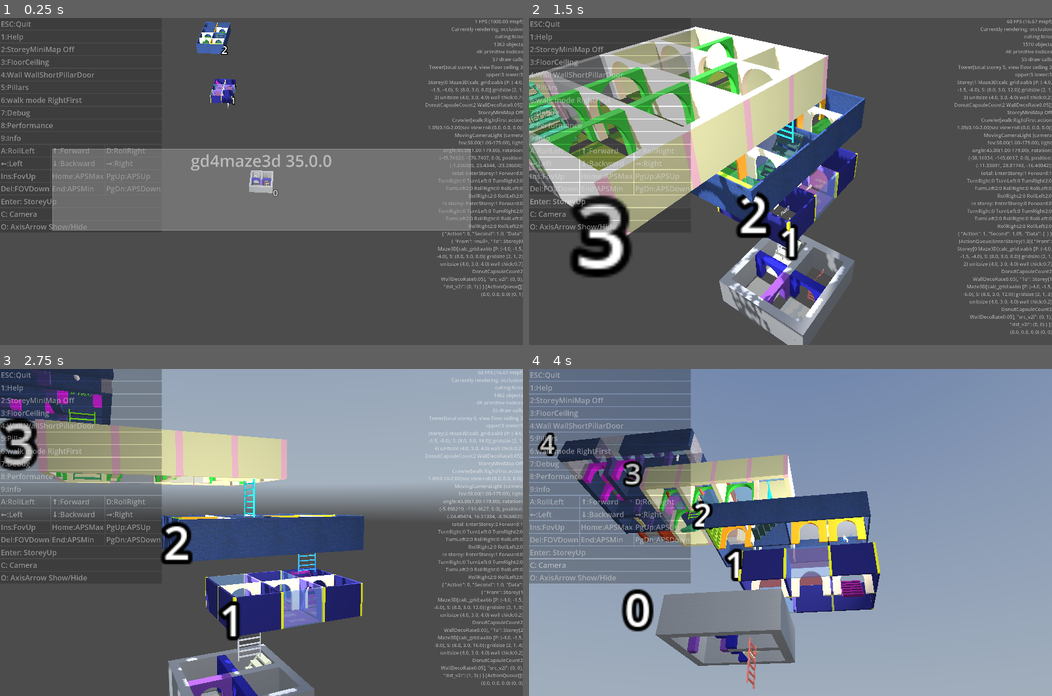
Above: before the commit, frames 1-4 (two rows, left to right).
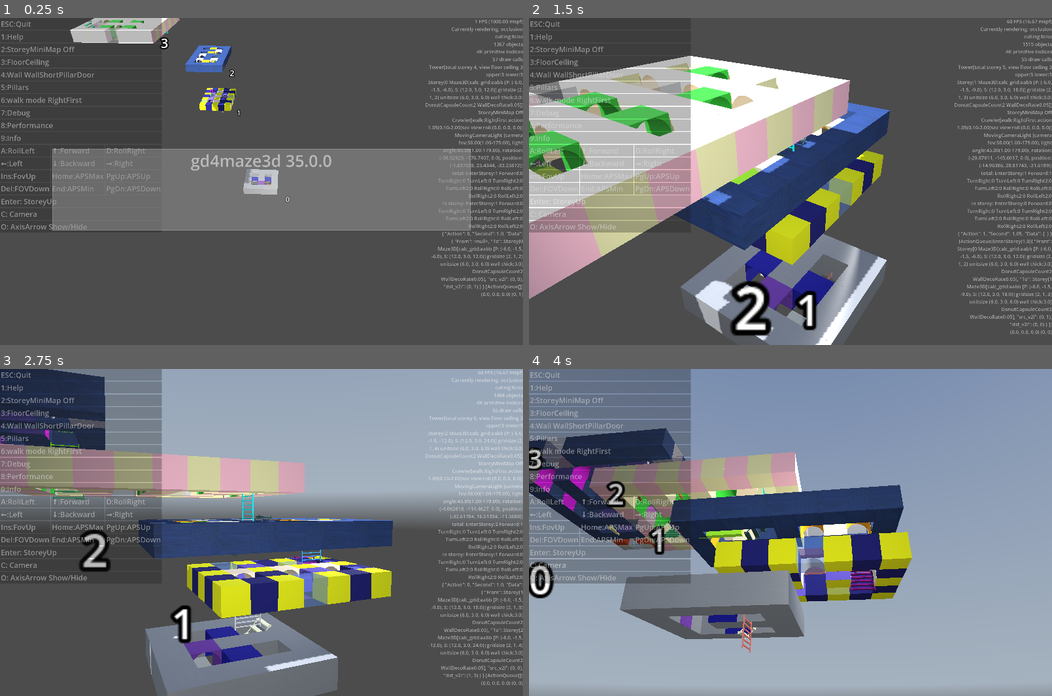
Above: after the commit, the same moments.

Repository: kasworld/gd4maze3d
Game: Godot game, scene res://main.tscn
The game is run twice, just before and just after one commit, with the same random seed, the same clock (stepped at 60 frames per second) and the same inputs. A sky picture missing from this copy of the repository is replaced by a grey-blue gradient.
Inputs (mouse positions are in pixels of both pictures, inside the frame that each line leads up to):
- Up to frame 1 (0.25 s): no input
- Up to frame 2 (1.5 s): click "Enter: StoreyUp" at 0.5 s; click "Enter: StoreyUp" at 1.25 s
- Up to frame 3 (2.75 s): tap Enter at 2 s; move the mouse to (376, 516) at 2.02 s; hold Right from 2.03 s (still down); tap Q at 2.1 s; click (376, 516) at 2.17 s
- Up to frame 4 (4 s): move the mouse to (685, 548) at 2.77 s; release Right at 2.78 s; hold Down 2.78-3.53 s; tap E at 2.85 s; move the mouse to (842, 460) at 3.52 s; hold Right from 3.53 s (still down); tap 1 at 3.6 s

The runs differ from the first frame. In frame 1, 3.4% of the frame differs, in the area x 13-100%, y 0-76%; in frame 2, 39%, in the area x 0-100%, y 2-100%; in frame 3, 27%; in frame 4, 26%.
Error in both runs: Invalid call. Nonexistent function 'enqueue_with_speed' in base 'RefCounted (ActionQueue)'. (res://main.gd:183)

Commit message:
fix set_param args

Diff:
--- a/storey/storey.gd
+++ b/storey/storey.gd
@@ -24,7 +24,7 @@
 
 ## maze default settings
 const GridSize := Vector2i(2,2)
-const CellSize := Vector3(4.0,3.0,4.0)
+const CellSize := Vector3(6.0,3.0,6.0)
 
 var storey_animation := SimpleAnimation.new()
 func _process(delta: float) -> void:
@@ -37,9 +37,9 @@
 var DonutCapsuleCount :int = 0
 var WallDecoRate :float = 0
 var MaxTableCount :int = 0
-var DoorHoleRate := 0.9
-var WallThickRate := 0.25
-func set_param(aDonutCapsuleCount :int, aWallThickRate := 0.25, aDoorHoleRate := 0.9) -> Storey:
+var DoorHoleRate := 0.99
+var WallThickRate := 0.5
+func set_param(aDonutCapsuleCount :int, aWallThickRate := WallThickRate, aDoorHoleRate := DoorHoleRate) -> Storey:
 	DonutCapsuleCount = aDonutCapsuleCount
 	WallThickRate = aWallThickRate
 	DoorHoleRate = aDoorHoleRate
@@ -95,7 +95,7 @@
 	sw.split("maze2d init_astar")
 	var floor_ceiling_height :float = 0.0 # cell_size.y *0.01
 	maze3d = preload("res://maze_3d/maze_3d.tscn").instantiate()
-	maze3d.init_params(maze2d, cell_size, cell_size.y *WallThickRate, 1.0/(grid_size.x*grid_size.y))
+	maze3d.init_params(maze2d, cell_size, cell_size.x *WallThickRate, 1.0/(grid_size.x*grid_size.y))
 	sw.split("maze3d init_params")
 	maze3d.init_floor_ceiling_plane(Vector2i(1,1), floor_ceiling_height, 1.0-WallThickRate,
 		Color(RandomColorIter.get_and_next(), 0.5),
--- a/tower/tower.gd
+++ b/tower/tower.gd
@@ -97,7 +97,7 @@
 		max_storey_grid = grid_size
 	var st :Storey = preload("res://storey/storey.tscn").instantiate()
 	var DonutCapsuleCount :int = min(100, max(2, grid_size.x*grid_size.y/20.0) )
-	st.set_param(DonutCapsuleCount, randf_range(0.01,0.25), randf_range(0.5,0.9)).init(stnum, grid_size, cell_size)
+	st.set_param(DonutCapsuleCount).init(stnum, grid_size, cell_size)
 	st.get_maze3d().view_floor_ceiling(view_floor_ceiling)
 	st.get_maze3d().set_wallpillardoor_view_mode(view_wallpillardoor)
 	storey_list.append(st)
